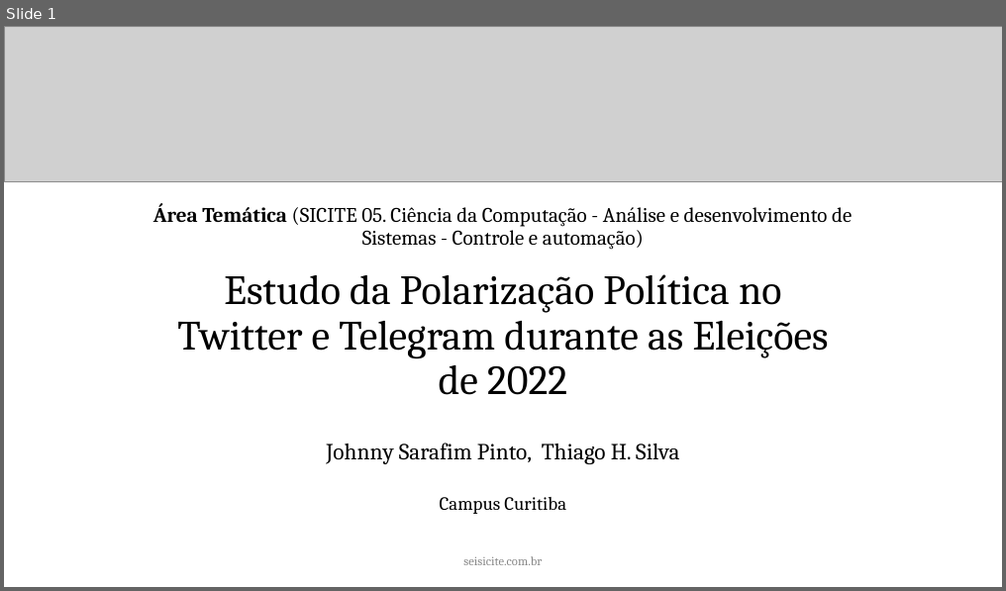
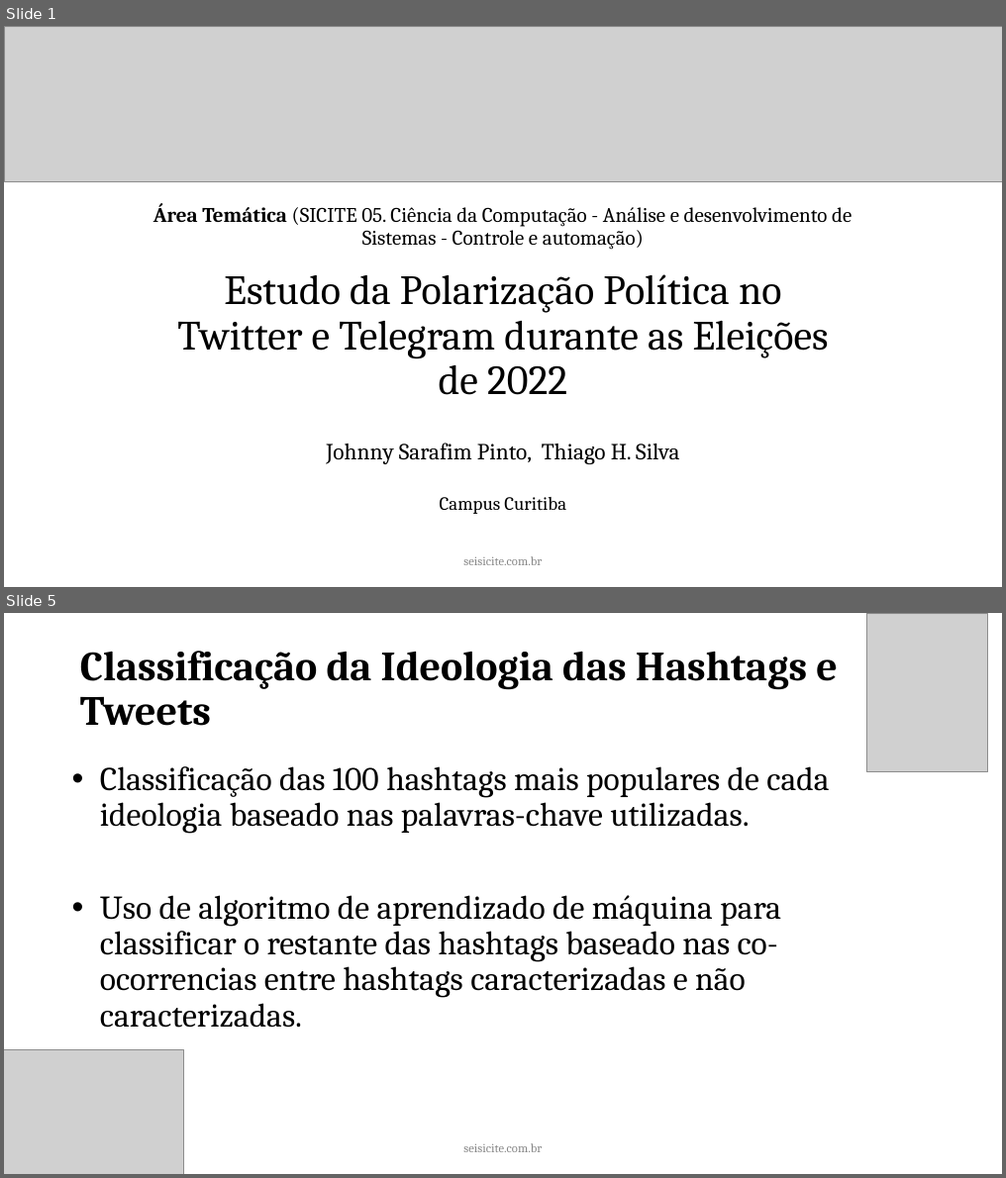
Before and after one commit to joojkun/sicite-2023-apresentacao, a slide deck: 2023 - Template Apresentação ✅.pptx. Shown one above the other, each under a label of ours: slide 1 before the commit, slides 1 and 5 after it; the slides between them are not shown. The pictures are 1006x591 and 1006x1178 pixels, drawn with LibreOffice and Linux fonts; fonts in the diff are those of the drawing; grey boxes stand for pictures. Boxes give left, top, right and bottom in pixels: in the first picture for what was removed or moved away, otherwise in the second. Text is boxed around its words. In the diff, an @@ line names an element or a change of style, - is before the commit and + after.

```diff
--- a/2023 - Template Apresentação ✅.pptx
+++ b/2023 - Template Apresentação ✅.pptx
@@ slide 5 added at (4,613,1002,1174), background #FFFFFF @@
@@ picture added at (867,613,988,772) @@
@@ title added at (80,651,838,726), 40 pt, text #000000, bold @@
+Classificação da Ideologia das Hashtags e Tweets
@@ text added at (100,766,829,1028), 32 pt, text #000000 @@
+• Classificação das 100 hashtags mais populares de cada ideologia baseado nas palavras-chave utilizadas.
+• Uso de algoritmo de aprendizado de máquina para classificar o restante das hashtags baseado nas co-ocorrencias entre hashtags caracterizadas e não caracterizadas.
@@ picture added at (4,1051,183,1174) @@
@@ text added at (463,1144,542,1153), 12 pt, text #888888 @@
+seisicite.com.br
```
Also in this commit, not shown: 3 slides changed, 7 other slides added, 1 slide removed.
